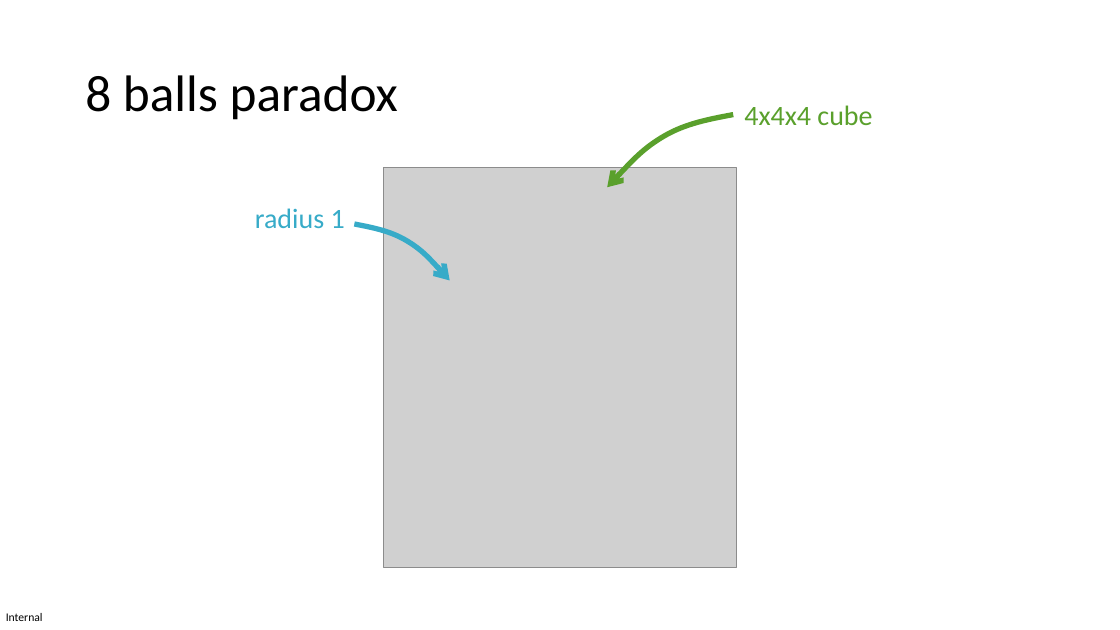
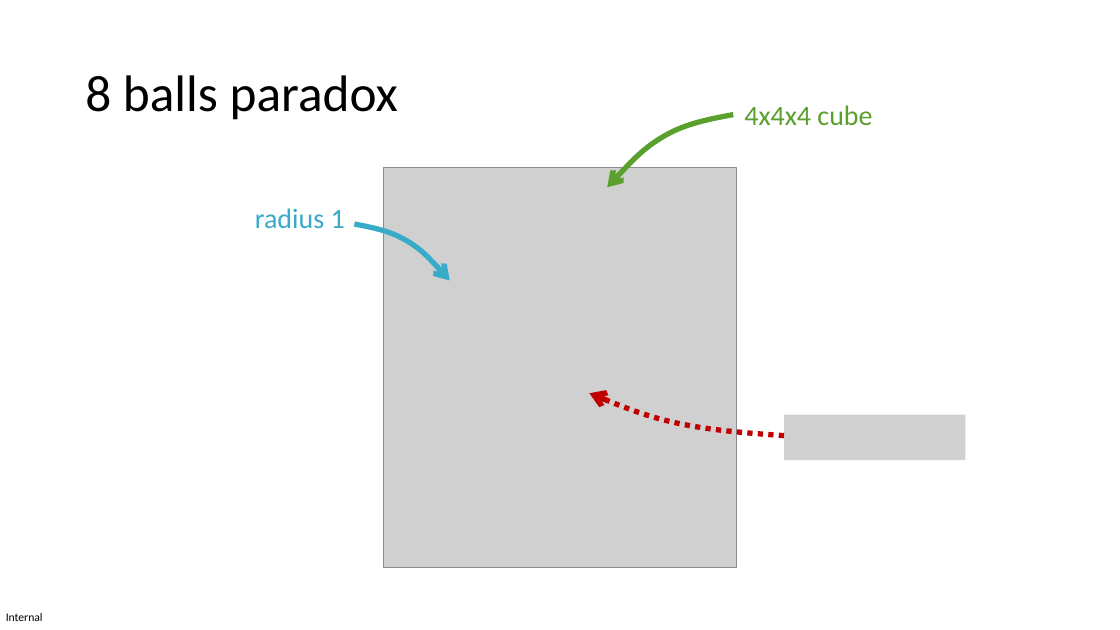
Before and after one commit to MICS-Lab/XmasPresentation2023PRFD, a slide deck: slide 20 of slides_x_mas_2023.pptx. Drawn at 1120x630 pixels with LibreOffice and Linux fonts; fonts in the diff are those of the drawing; grey boxes stand for pictures. Boxes give left, top, right and bottom in pixels: in the first picture for what was removed or moved away, otherwise in the second. Text is boxed around its words. In the diff, an @@ line names an element or a change of style, - is before the commit and + after.

Commit message:
8 balls paradox: central ball radius

```diff
--- a/slides_x_mas_2023.pptx
+++ b/slides_x_mas_2023.pptx
@@ freeform shape added at [590,393,785,435], outline #C00000 4.5 pt dashed @@
@@ picture added at [784,414,965,460] @@
```
Also in this commit, not shown: 1 other slide changed.
